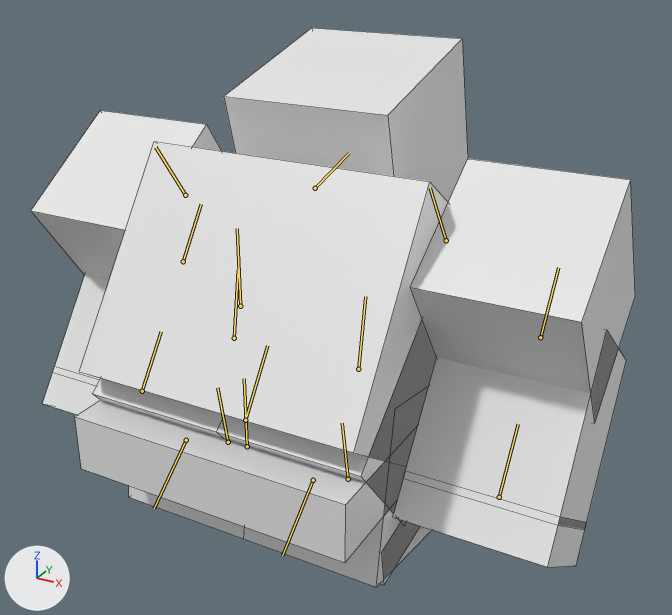
One commit to the Blender file vault/05 Assets/Animations/Max_Spin.blend: the scene before it, then after it.
The view is the same before and after, from a 50 mm lens placed at (3.03, -4.3, 5.28), pointed at (0.15, 0.94, 2.66). Arrows for +X, +Y and +Z are at lower left; the lights stay in place. The older version comes first. Both versions are drawn at frame 0 of the action 'Max_Spin'; the numbers are the values there. The bones that bend it are drawn over the model as lines. Mesh edges are drawn as thin lines.

In view in the first picture: 'Head_Mesh', 'LeftHand_Mesh', 'LeftLowerArm_Mesh', 'LeftLowerLeg_Mesh', 'LeftUpperArm_Mesh', 'LeftUpperLeg_Mesh', 'LowerTorso_Mesh', 'RightFoot_Mesh', 'RightHand_Mesh', 'RightLowerArm_Mesh', 'RightLowerLeg_Mesh', 'RightUpperArm_Mesh', 'RightUpperLeg_Mesh', 'UpperTorso_Mesh'.
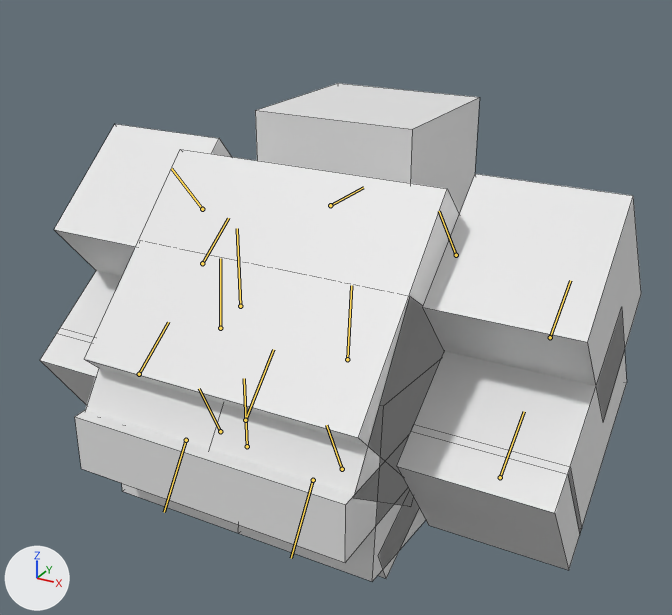
Pixel boxes (x1, y1, x2, y2) of what changed, in the pictures (672 x 615 px):
'UpperTorso_Mesh', posed
    before: (80, 142, 448, 467)
    after: (85, 149, 459, 475)
'RightUpperArm_Mesh', posed
    before: (410, 159, 635, 394)
    after: (423, 174, 641, 422)
'Head_Mesh', posed
    before: (224, 28, 468, 202)
    after: (255, 83, 480, 214)
'RightLowerArm_Mesh', posed (14% taller)
    before: (406, 331, 626, 529)
    after: (412, 308, 627, 534)
'RightHand_Mesh', posed (52% taller)
    before: (393, 471, 586, 567)
    after: (397, 424, 582, 570)
'LeftUpperArm_Mesh', posed (7% narrower, 10% shorter)
    before: (31, 110, 221, 280)
    after: (54, 124, 231, 277)
'RightUpperLeg_Mesh', posed
    before: (216, 320, 437, 523)
    after: (209, 298, 443, 506)
'RightLowerLeg_Mesh', posed (6% wider, 9% taller)
    before: (244, 387, 432, 587)
    after: (238, 362, 438, 581)
'LeftUpperLeg_Mesh', posed
    before: (92, 378, 224, 438)
    after: (85, 368, 223, 449)
'LeftHand_Mesh', posed (56% taller)
    before: (42, 366, 100, 415)
    after: (40, 328, 99, 405)
'LeftLowerArm_Mesh', posed
    before: (55, 275, 109, 380)
    after: (60, 271, 122, 341)
'LeftLowerLeg_Mesh', posed
    before: (129, 486, 244, 539)
    after: (122, 483, 238, 533)
'RightFoot_Mesh', posed
    before: (380, 521, 418, 585)
    after: (378, 492, 419, 578)
bone 'UpperTorso', root to tip
    before: (245, 420) to (267, 345)
    after: (245, 420) to (273, 349)
bone 'Head', root to tip
    before: (315, 188) to (349, 153)
    after: (330, 205) to (363, 187)
bone 'LeftUpperArm', root to tip
    before: (185, 195) to (155, 147)
    after: (202, 209) to (171, 168)
bone 'LeftLowerArm', root to tip
    before: (183, 261) to (201, 204)
    after: (202, 263) to (228, 218)
bone 'RightUpperArm', root to tip
    before: (446, 240) to (430, 188)
    after: (456, 255) to (439, 211)
bone 'RightLowerArm', root to tip
    before: (540, 337) to (558, 267)
    after: (550, 337) to (570, 280)
bone 'LeftUpperLeg', root to tip
    before: (186, 440) to (154, 508)
    after: (186, 440) to (164, 512)
bone 'LeftLowerLeg', root to tip
    before: (234, 338) to (238, 269)
    after: (220, 328) to (220, 258)
bone 'LeftFoot', root to tip
    before: (228, 442) to (217, 387)
    after: (220, 431) to (199, 388)
bone 'RightUpperLeg', root to tip
    before: (313, 480) to (282, 555)
    after: (313, 480) to (291, 558)
bone 'RightLowerLeg', root to tip
    before: (358, 369) to (365, 296)
    after: (347, 359) to (351, 285)
bone 'RightFoot', root to tip
    before: (348, 479) to (342, 423)
    after: (342, 469) to (326, 425)

The edits, one by one:
Bone 'UpperTorso' (bone_uppertorso) turns from (-35, 0, 0) to (-45, 0, 0) degrees about its own x, y and z.
Bone 'Head' (bone_head) turns from (-40, 0, 0) to (-45, 0, 0) degrees about its own x, y and z.
Bone 'LeftUpperArm' (bone_leftupperarm) turns from (70, 0, 0) to (85, 0, 0) degrees about its own x, y and z.
Bone 'LeftLowerArm' (bone_leftlowerarm) turns from (-70, 0, 0) to (-95, 0, 0) degrees about its own x, y and z.
Bone 'RightUpperArm' (bone_rightupperarm) turns from (70, 0, 0) to (85, 0, 0) degrees about its own x, y and z.
Bone 'RightLowerArm' (bone_rightlowerarm) turns from (-70, 0, 0) to (-95, 0, 0) degrees about its own x, y and z.
Bone 'LeftUpperLeg' (bone_leftupperleg) turns from (130, 0, 0) to (145, 0, 0) degrees about its own x, y and z.
Bone 'LeftLowerLeg' (bone_leftlowerleg) turns from (-140, 0, 0) to (-150, 0, 0) degrees about its own x, y and z.
Bone 'LeftFoot' (bone_leftfoot) turns from (20, 0, 0) to (30, 0, 0) degrees about its own x, y and z.
Bone 'RightUpperLeg' (bone_rightupperleg) turns from (130, 0, 0) to (145, 0, 0) degrees about its own x, y and z.
Bone 'RightLowerLeg' (bone_rightlowerleg) turns from (-140, 0, 0) to (-150, 0, 0) degrees about its own x, y and z.
Bone 'RightFoot' (bone_rightfoot) turns from (20, 0, 0) to (30, 0, 0) degrees about its own x, y and z.
